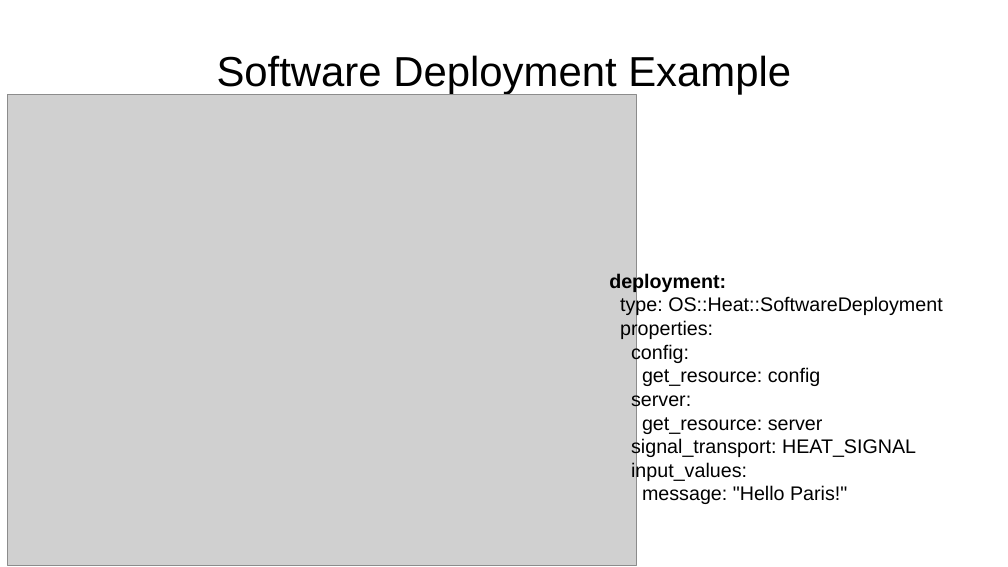
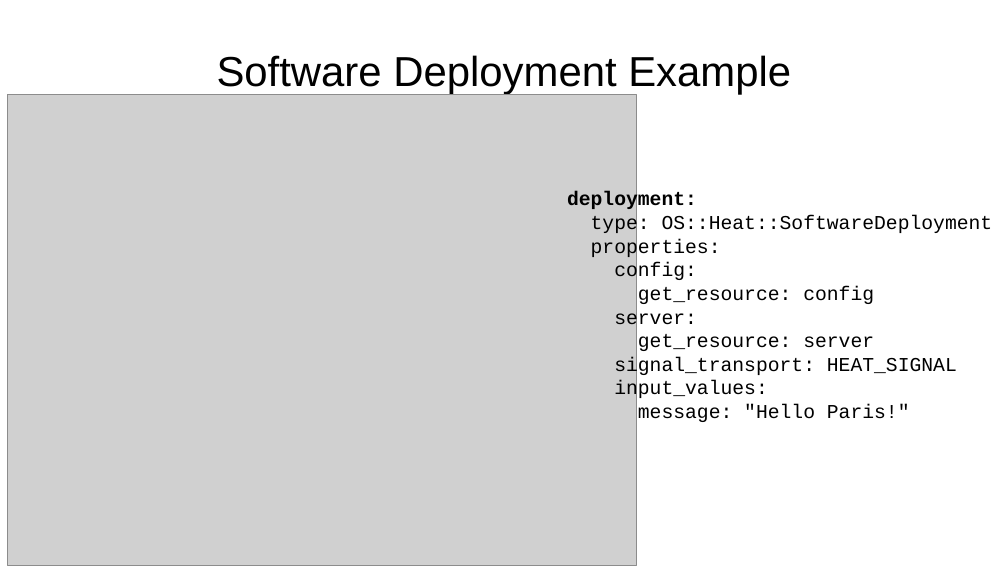
Before and after one commit to zaneb/presentations, a slide deck: slide 14 of Heat_Beyond_Basics.odp. Drawn at 1008x567 pixels with LibreOffice and Linux fonts; fonts in the diff are those of the drawing; grey boxes stand for pictures; background and template pictures are left out. Boxes give left, top, right and bottom in pixels: in the first picture for what was removed or moved away, otherwise in the second. Text is boxed around its words. In the diff, an @@ line names an element or a change of style, - is before the commit and + after.

Commit message:
Fix up fonts and switch Steves

```diff
--- a/Heat_Beyond_Basics.odp
+++ b/Heat_Beyond_Basics.odp
@@ text "deployment:": place and size @@
-text "deployment:" at (609, 272, 942, 504)
+text "deployment:" at (567, 192, 993, 422)
@@ text "deployment:" at (567, 192, 993, 422): font Arial to Courier New @@
```
Also in this commit, not shown: 6 other slides changed.
